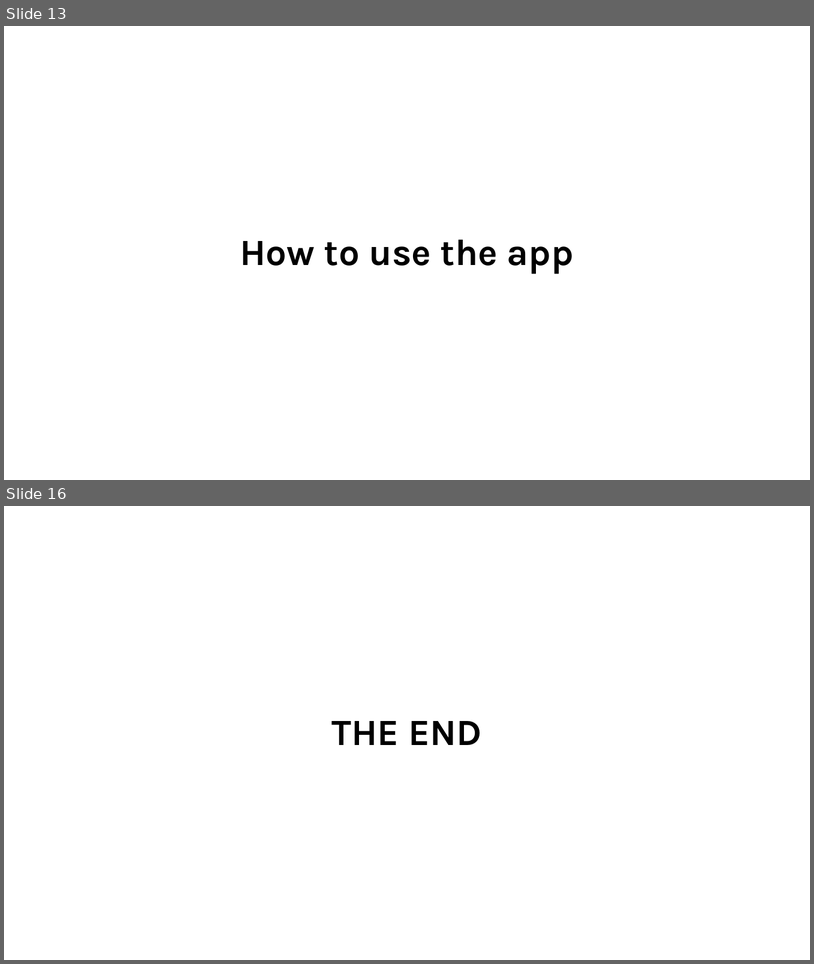
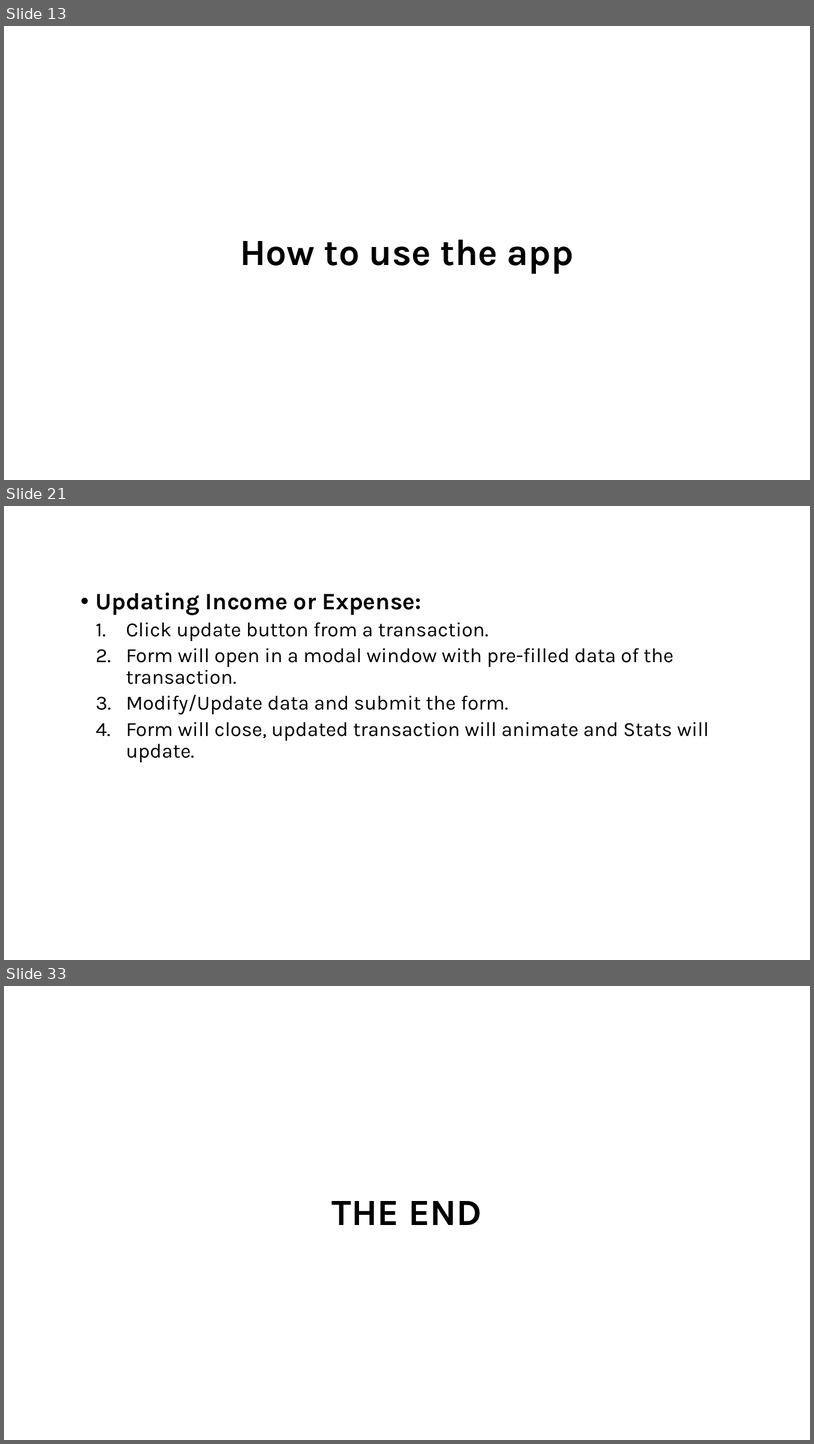
Before and after one commit to RamandeepChamba/expense-tracker-react, a slide deck: readme.pptx. Shown one above the other, each under a label of ours: slides 13 and 16 before the commit, slides 13, 21 and 33 after it; the slides between them are not shown. The pictures are 814x964 and 814x1444 pixels, drawn with LibreOffice and Linux fonts; fonts in the diff are those of the drawing. Boxes give left, top, right and bottom in pixels: in the first picture for what was removed or moved away, otherwise in the second. Text is boxed around its words. In the diff, an @@ line names an element or a change of style, - is before the commit and + after.

```diff
--- a/readme.pptx
+++ b/readme.pptx
@@ slide 21 added at (4,506,810,960), background #FFFFFF @@
@@ text added at (96,592,709,762), 24 pt, text #000000 @@
+• Updating Income or Expense:
+  1. Click update button from a transaction.
+  2. Form will open in a modal window with pre-filled data of the transaction.
+  3. Modify/Update data and submit the form.
+  4. Form will close, updated transaction will animate and Stats will update.
@@ what was slide 16 is now slide 33 @@
```
Also in this commit, not shown: 2 slides changed, 16 other slides added.
